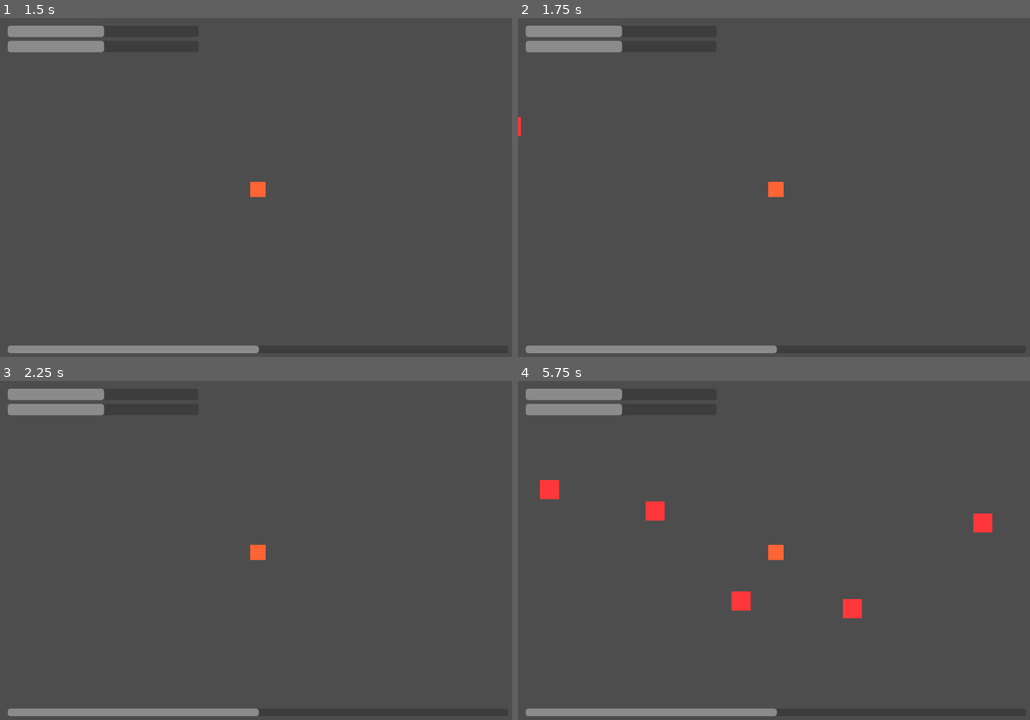
Above: before the commit, frames 1-4 (two rows, left to right).
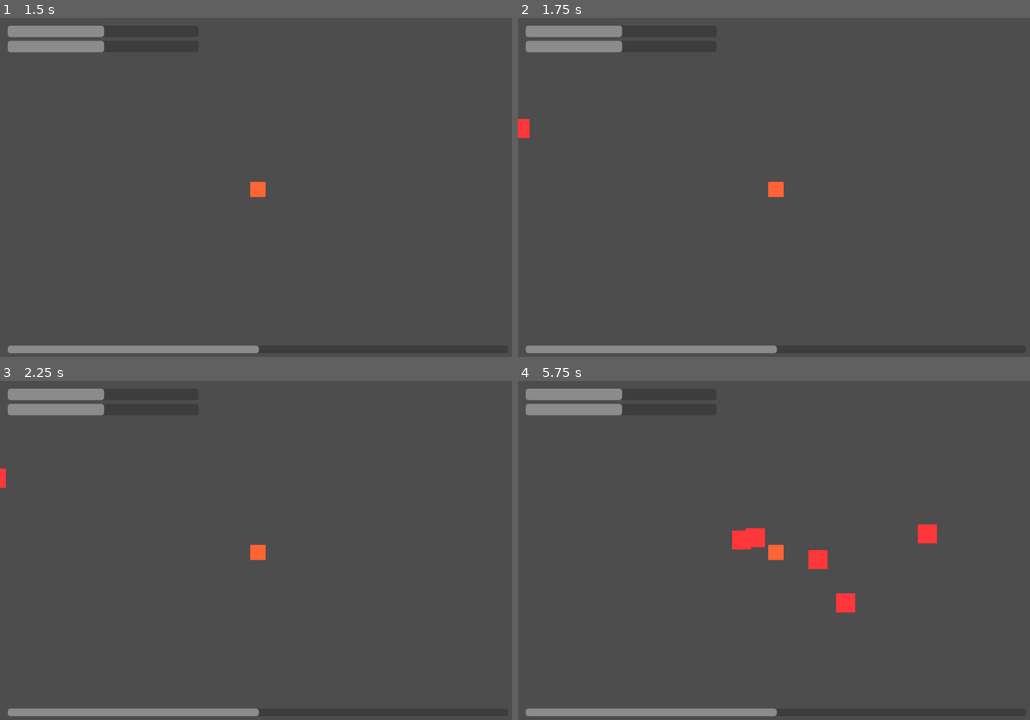
Above: after the commit, the same moments.

Repository: mastheusum/RPG-TCC
Game: Godot game, scene res://Scenes/testes.tscn
Two runs of this game, one before a commit and one after it. Both use one fixed random seed, a clock stepped at 60 frames per second and the inputs below. Before the commit the project has no main scene; this scene is started directly in both runs.
Inputs (mouse positions are in pixels of both pictures, inside the frame that each line leads up to):
- Up to frame 1 (1.5 s): click "[center]Cavaleiro" at 0.5 s; tap Enter at 1.25 s; move the mouse to (373, 173) at 1.27 s; hold Right (ui_right) from 1.28 s (still down); click (373, 173) at 1.42 s
- Up to frame 2 (1.75 s): keep holding Right (ui_right)
- Up to frame 3 (2.25 s): move the mouse to (153, 570) at 2.02 s; release Right (ui_right) at 2.03 s; hold Down (ui_down) from 2.03 s (still down)
- Up to frame 4 (5.75 s): move the mouse to (825, 475) at 2.77 s; release Down (ui_down) at 2.78 s; hold Right (ui_right) 2.78-3.53 s; move the mouse to (748, 621) at 3.52 s; hold Up (ui_up) 3.53-4.28 s; click (748, 621) at 3.67 s; move the mouse to (932, 604) at 4.27 s; hold Left (ui_left) from 4.28 s (still down); move the mouse to (620, 499) at 5.02 s

Frame 1 is identical in both runs. In frame 2, 0.1% of the frame differs, in the area x 0-3%, y 29-36%; in frame 3, less than 0.1%; in frame 4, 1.9%, in the area x 4-93%, y 29-71%.

Commit message:
Enemy movement OK. Fix on Player attack

Diff:
--- a/Instances/enemy_base.tscn
+++ b/Instances/enemy_base.tscn
@@ -6,6 +6,8 @@
 radius = 20.0
 
 [node name="EnemyBase" type="CharacterBody2D"]
+collision_layer = 4
+collision_mask = 3
 script = ExtResource("1_0qosb")
 
 [node name="ColorRect" type="ColorRect" parent="."]
@@ -26,3 +28,4 @@
 shape = SubResource("CircleShape2D_ylcxn")
 
 [node name="Agent" type="NavigationAgent2D" parent="."]
+target_desired_distance = 20.0
--- a/Instances/player_melee.tscn
+++ b/Instances/player_melee.tscn
@@ -10,6 +10,7 @@
 
 [sub_resource type="Animation" id="Animation_rygud"]
 resource_name = "Attacking"
+length = 0.1
 tracks/0/type = "value"
 tracks/0/imported = false
 tracks/0/enabled = true
--- a/Instances/player_ranged_long.tscn
+++ b/Instances/player_ranged_long.tscn
@@ -8,6 +8,7 @@
 
 [sub_resource type="Animation" id="Animation_rygud"]
 resource_name = "Attacking"
+length = 0.1
 
 [sub_resource type="Animation" id="Animation_li0st"]
 resource_name = "Idle"
--- a/Instances/player_ranged_short.tscn
+++ b/Instances/player_ranged_short.tscn
@@ -8,6 +8,7 @@
 
 [sub_resource type="Animation" id="Animation_rygud"]
 resource_name = "Attacking"
+length = 0.1
 
 [sub_resource type="Animation" id="Animation_li0st"]
 resource_name = "Idle"
--- a/Instances/projectile.tscn
+++ b/Instances/projectile.tscn
@@ -7,7 +7,7 @@
 
 [node name="Projectile" type="CharacterBody2D"]
 collision_layer = 2
-collision_mask = 2
+collision_mask = 4
 script = ExtResource("1_30113")
 
 [node name="ColorRect" type="ColorRect" parent="."]
--- a/Scripts/enemy_base.gd
+++ b/Scripts/enemy_base.gd
@@ -1 +1,21 @@
 extends CharacterBody2D
+
+@onready var agent : NavigationAgent2D = $Agent
+var speed = 100.0
+var target : Node2D = null
+
+var _next_pos : Vector2
+
+func _ready() -> void:
+	target = get_parent().get_node("Player")
+	agent.target_position = target.global_position
+
+func _physics_process(delta: float) -> void:
+	if not target or agent.is_navigation_finished():
+		return
+
+	agent.target_position = target.global_position
+	_next_pos = agent.get_next_path_position()
+
+	velocity = global_position.direction_to(_next_pos) * speed
+	move_and_slide()
--- a/Scripts/start_game.gd
+++ b/Scripts/start_game.gd
@@ -15,6 +15,7 @@
 func _on_warrior_button_pressed() -> void:
 	var player = knight.instantiate()
 	player.global_position = pos
+	player.name = "Player"
 	get_parent().add_child(player)
 	get_parent().get_node("REFERENCIAL").visible = true
 	visible = false
@@ -24,6 +25,7 @@
 func _on_ranger_button_pressed() -> void:
 	var player = ranger.instantiate()
 	player.global_position = pos
+	player.name = "Player"
 	get_parent().add_child(player)
 	get_parent().get_node("REFERENCIAL").visible = true
 	visible = false
@@ -33,6 +35,7 @@
 func _on_wizzard_button_pressed() -> void:
 	var player = wizzard.instantiate()
 	player.global_position = pos
+	player.name = "Player"
 	get_parent().add_child(player)
 	get_parent().get_node("REFERENCIAL").visible = true
 	visible = false
--- a/project.godot
+++ b/project.godot
@@ -11,6 +11,7 @@
 [application]
 
 config/name="rpg tcc"
+run/main_scene="res://Scenes/testes.tscn"
 config/features=PackedStringArray("4.3", "Forward Plus")
 config/icon="res://icon.svg"
 
